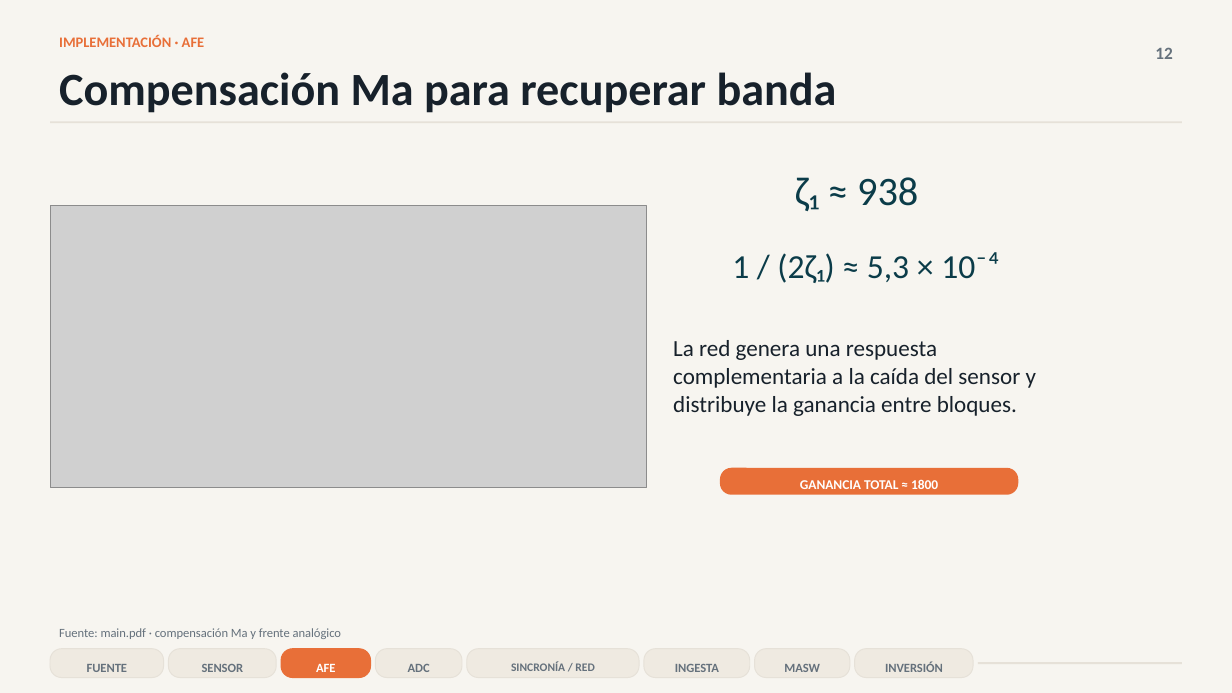
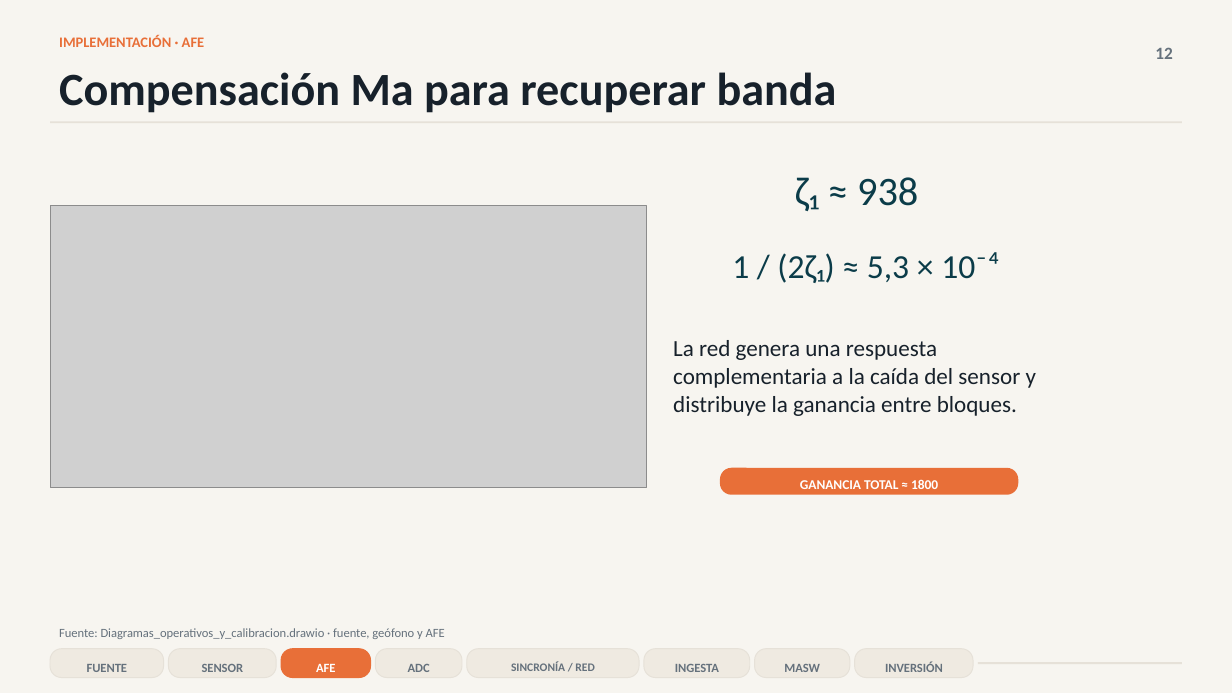
Before and after one commit to simplementeUnPorito/Tesis-documentacion, a slide deck: slide 12 of Primera Presentación/Primera_Presentacion_Tesis_Final.pptx. Drawn at 1232x693 pixels with LibreOffice and Linux fonts; fonts in the diff are those of the drawing; grey boxes stand for pictures. Boxes give left, top, right and bottom in pixels: in the first picture for what was removed or moved away, otherwise in the second. Text is boxed around its words. In the diff, an @@ line names an element or a change of style, - is before the commit and + after.

```diff
--- a/Primera Presentación/Primera_Presentacion_Tesis_Final.pptx
+++ b/Primera Presentación/Primera_Presentacion_Tesis_Final.pptx
@@ text at box(59, 628, 445, 639): text changed @@
-Fuente: main.pdf · compensación Ma y frente analógico
+Fuente: Diagramas_operativos_y_calibracion.drawio · fuente, geófono y AFE
```
Also in this commit, not shown: 4 other slides changed, 1 slide added, 1 slide removed, 8 other files.
